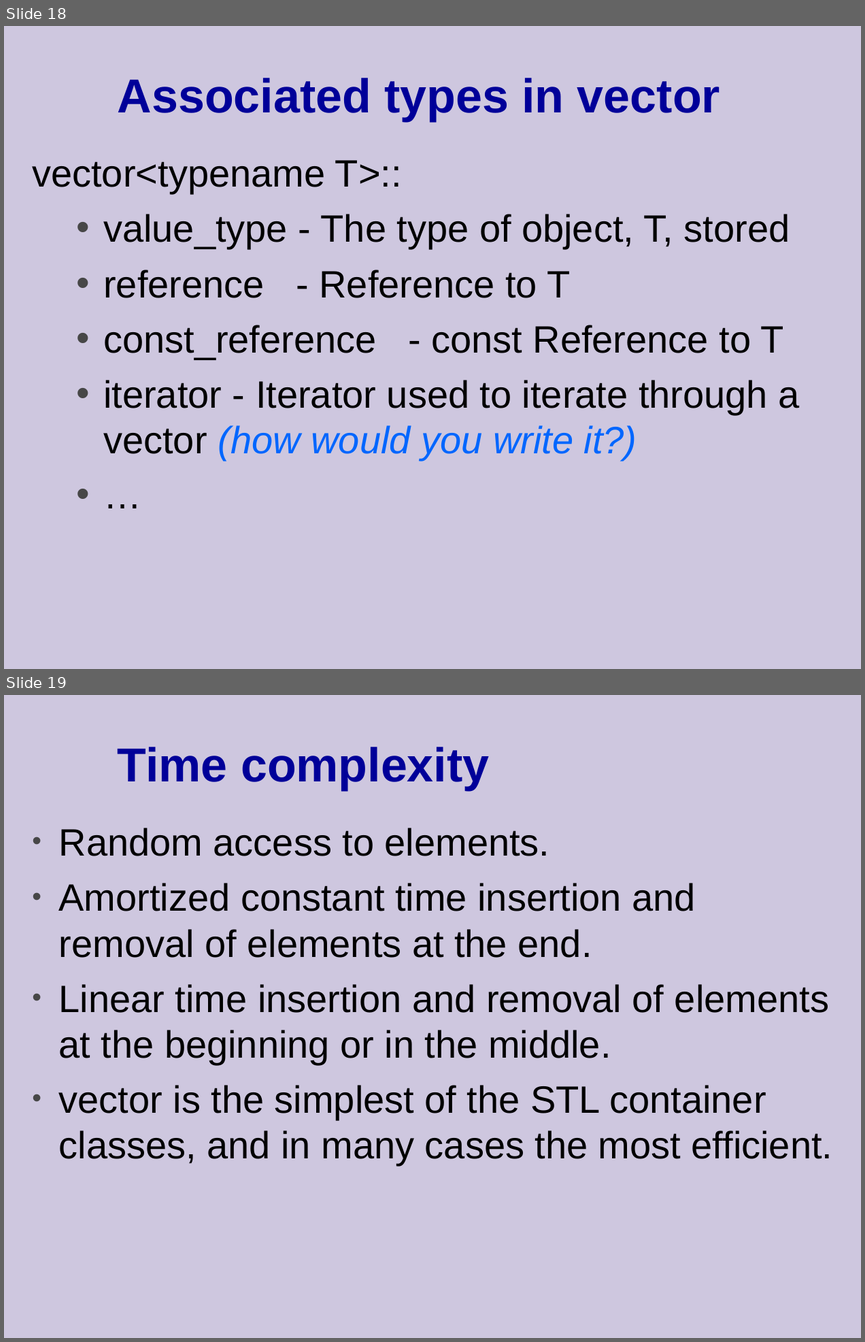
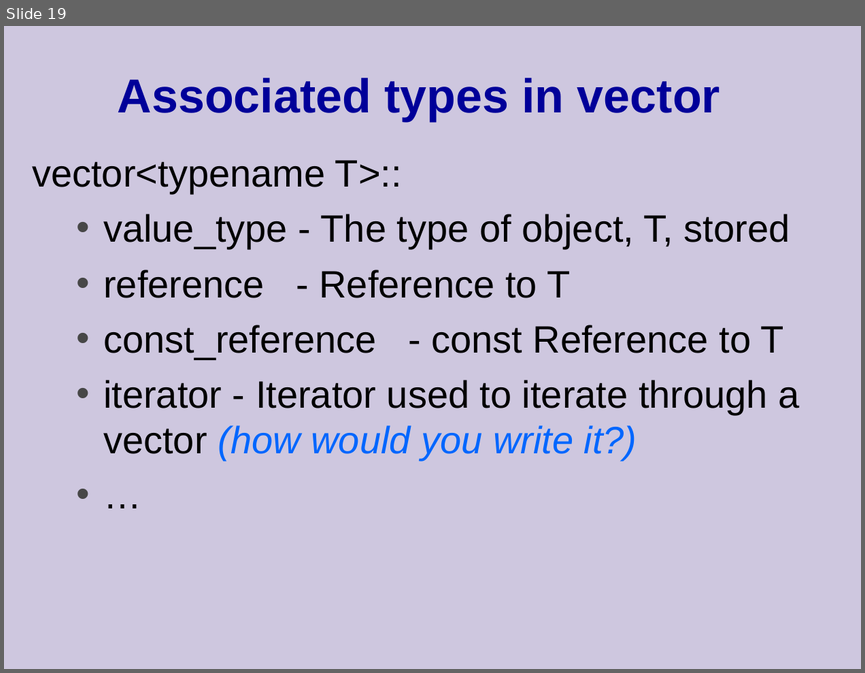
Before and after one commit to cpp-at-ariel/cpp-5779, a slide deck: 10-stl-containers/slides.odp. Shown one above the other, each under a label of ours: slides 18 and 19 before the commit, slide 19 after it. The pictures are 865x1342 and 865x673 pixels, drawn with LibreOffice and Linux fonts; fonts in the diff are those of the drawing. Boxes give left, top, right and bottom in pixels: in the first picture for what was removed or moved away, otherwise in the second. Text is boxed around its words. In the diff, an @@ line names an element or a change of style, - is before the commit and + after.

```diff
--- a/10-stl-containers/slides.odp
+++ b/10-stl-containers/slides.odp
@@ slide 19 removed at (x1=4, y1=695, x2=861, y2=1338), background #CEC7DF @@
@@ title removed at (x1=118, y1=747, x2=489, y2=790) @@
-Time complexity
@@ text removed at (x1=59, y1=828, x2=832, y2=1166) @@
-• Random access to elements.
-• Amortized constant time insertion and removal of elements at the end.
-• Linear time insertion and removal of elements at the beginning or in the middle.
-• vector is the simplest of the STL container classes, and in many cases the most efficient.
@@ what was slide 18 is now slide 19 @@
```
Also in this commit, not shown: 12 slides changed, 3 slides added, 4 other slides removed, 11 other files.
